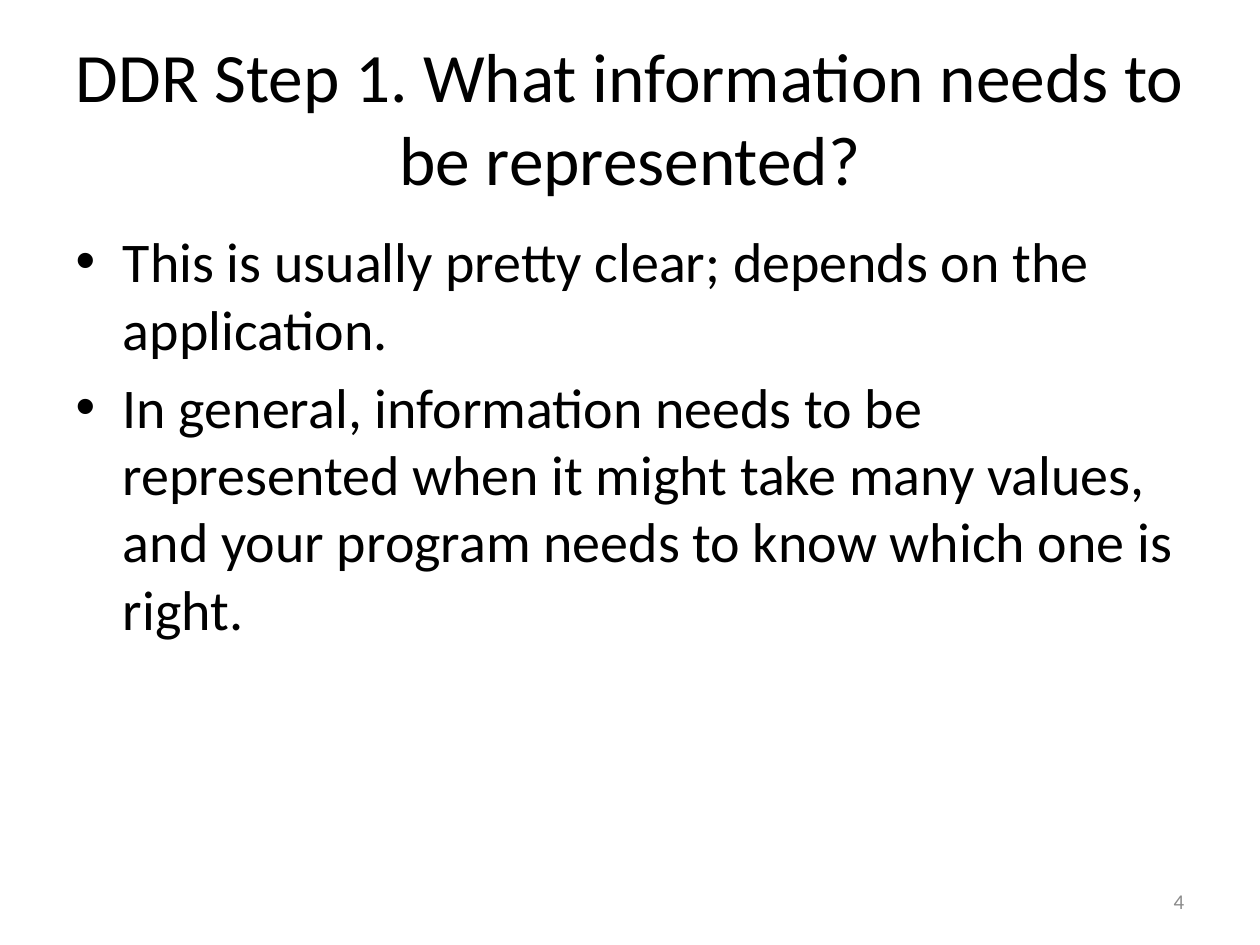
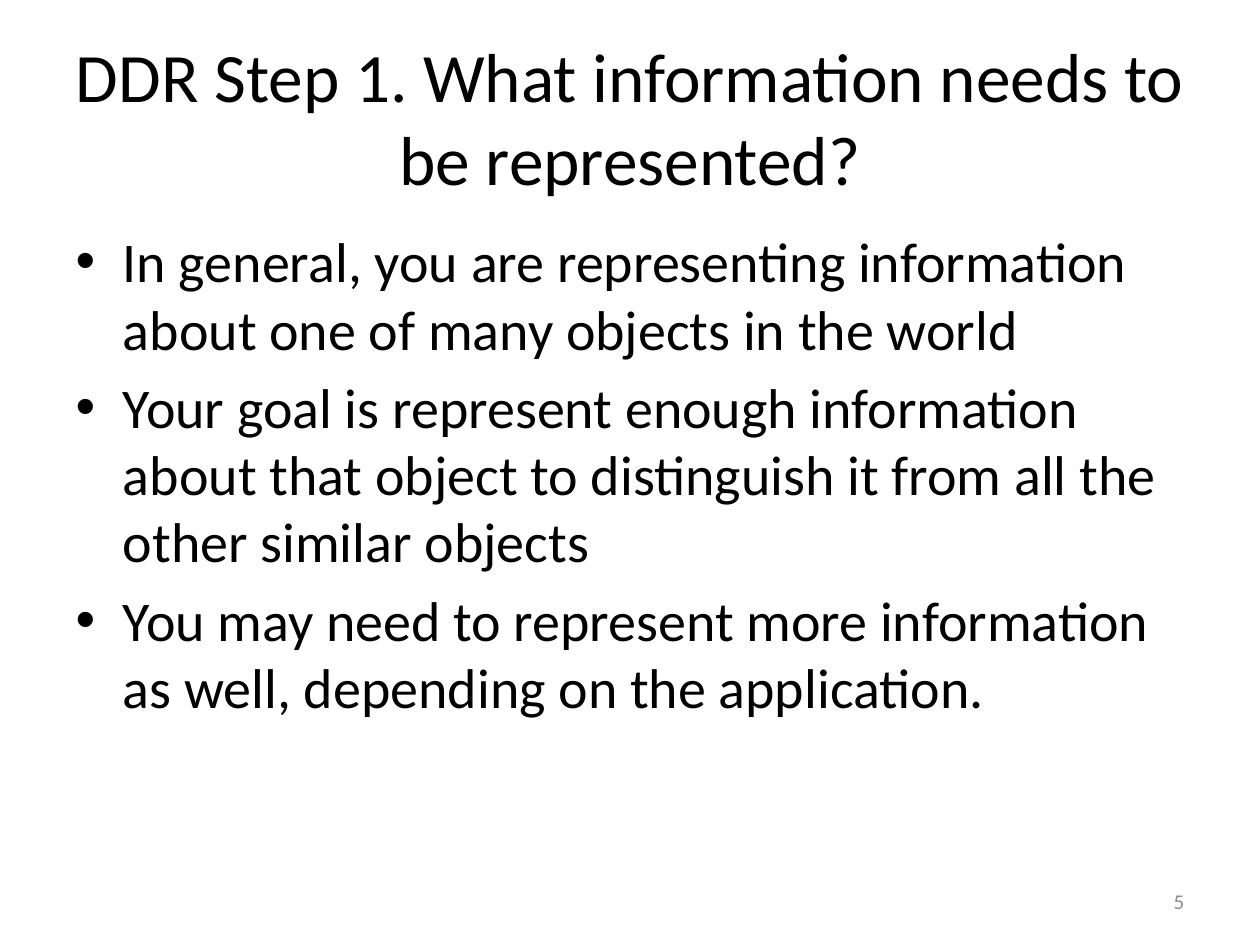
Before and after one commit to mwand/cs5010f17, a slide deck: slide 5 of Slides/Lesson 1.3 The Data Design Recipe.pptx (slide 4 before the commit). Drawn at 1260x945 pixels with LibreOffice and Linux fonts; fonts in the diff are those of the drawing. Boxes give left, top, right and bottom in pixels: in the first picture for what was removed or moved away, otherwise in the second. Text is boxed around its words. In the diff, an @@ line names an element or a change of style, - is before the commit and + after.

```diff
--- a/Slides/Lesson 1.3 The Data Design Recipe.pptx
+++ b/Slides/Lesson 1.3 The Data Design Recipe.pptx
@@ text at (123,243,1155,718): text changed @@
-• This is usually pretty clear; depends on the application.
-• In general, information needs to be represented when it might take many values, and your program needs to know which one is right.
+• In general, you are representing information about one of many objects in the world
+• Your goal is represent enough information about that object to distinguish it from all the other similar objects
+• You may need to represent more information as well, depending on the application.
@@ page number at (1174,895,1185,909): text changed @@
-4
+5
```
Also in this commit, not shown: 8 other slides changed, 17 slides added, 10 slides removed, 10 other files.
